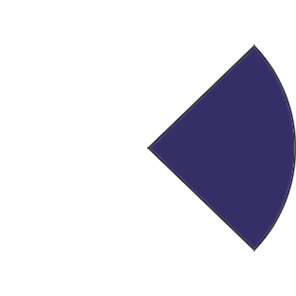
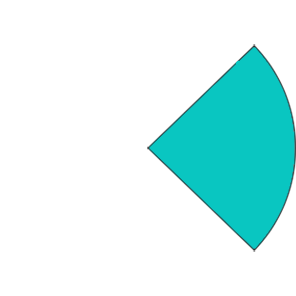
Layered file, before and after one edit (w=296, h=296). Changes by layer:
painted on "Layer 2" over bbox(149, 47, 295, 249)
